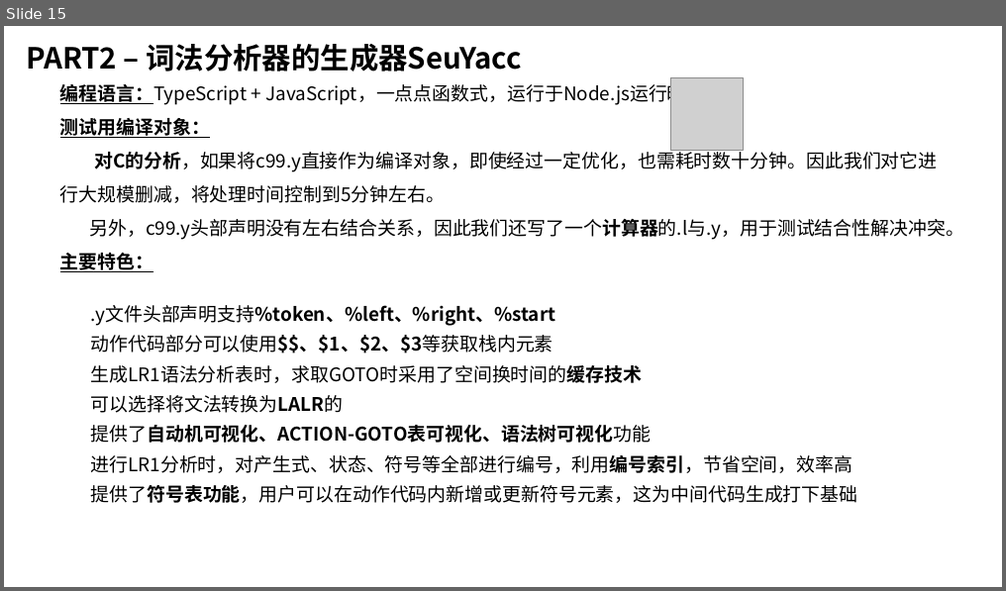
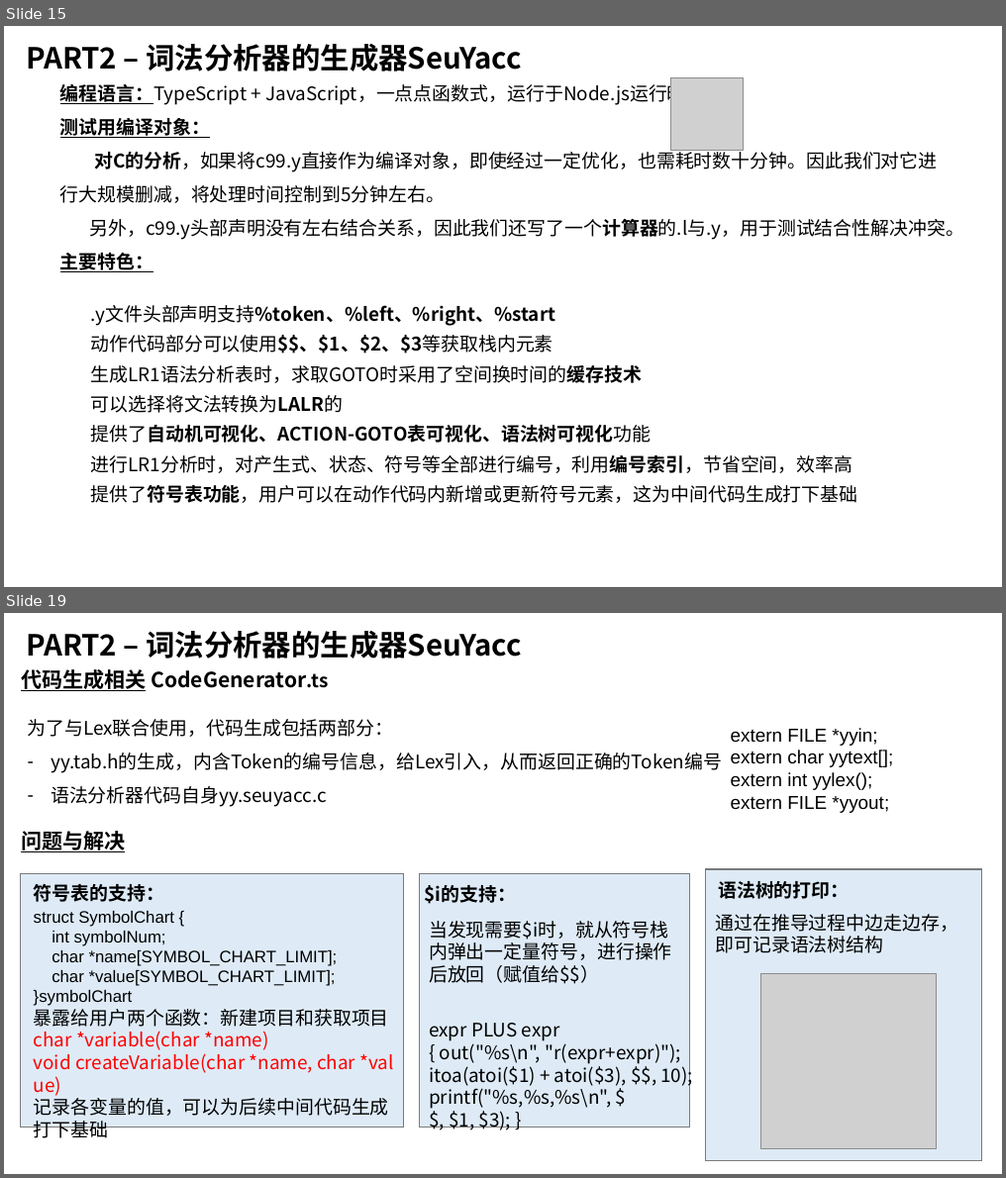
Before and after one commit to z0gSh1u/seu-lex-yacc, a slide deck: doc/答辩Slides.pptx. Shown one above the other, each under a label of ours: slide 15 before the commit, slides 15 and 19 after it; the slides between them are not shown. The pictures are 1006x591 and 1006x1178 pixels, drawn with LibreOffice and Linux fonts; fonts in the diff are those of the drawing; grey boxes stand for pictures. Boxes give left, top, right and bottom in pixels: in the first picture for what was removed or moved away, otherwise in the second. Text is boxed around its words. In the diff, an @@ line names an element or a change of style, - is before the commit and + after.

```diff
--- a/doc/答辩Slides.pptx
+++ b/doc/答辩Slides.pptx
@@ slide 19 added at (4,613,1002,1174), background #FFFFFF @@
@@ text added at (26,631,522,659), 28 pt, text #000000, bold @@
+PART2 – 词法分析器的生成器SeuYacc
@@ text added at (21,669,328,691), 20 pt, text #000000, bold @@
+代码生成相关 CodeGenerator.ts
@@ text added at (28,719,722,807), 18 pt, text #000000 @@
+为了与Lex联合使用，代码生成包括两部分：
+– yy.tab.h的生成，内含Token的编号信息，给Lex引入，从而返回正确的Token编号
+– 语法分析器代码自身yy.seuyacc.c
@@ text added at (731,728,893,813), 18 pt, text #000000 @@
+extern FILE *yyin;
+extern char yytext[];
+extern int yylex();
+extern FILE *yyout;
@@ text added at (21,831,125,853), 20 pt, text #000000, bold, underline @@
+问题与解决
@@ rectangle added at (20,874,403,1128), fill #DEEBF7, outline #7A7A7A 1 pt @@
@@ rectangle added at (419,874,690,1128), fill #DEEBF7, outline #7A7A7A 1 pt @@
@@ text added at (34,884,164,902), 18 pt, text #000000, bold @@
+符号表的支持：
@@ text added at (424,885,516,904), 18 pt, text #000000, bold @@
+$i的支持：
@@ text added at (34,911,389,1139), 18 pt, text #000000 @@
+struct SymbolChart {
+int symbolNum;
+char *name[SYMBOL_CHART_LIMIT];
+char *value[SYMBOL_CHART_LIMIT];
+}symbolChart
+暴露给用户两个函数：新建项目和获取项目
+char *variable(char *name)
+void createVariable(char *name, char *value)
+记录各变量的值，可以为后续中间代码生成打下基础
@@ text added at (429,921,672,984), 18 pt, text #000000 @@
+当发现需要$i时，就从符号栈内弹出一定量符号，进行操作后放回（赋值给$$）
@@ group added at (706,869,982,1161): 2 texts, 1 rectangle, 1 picture @@
+语法树的打印：
+通过在推导过程中边走边存，即可记录语法树结构
@@ text added at (429,1023,694,1109), 18 pt, text #000000 @@
+expr PLUS expr
+{ out("%s\n", "r(expr+expr)");
+itoa(atoi($1) + atoi($3), $$, 10);
+printf("%s,%s,%s\n", $$, $1, $3); }
```
Also in this commit, not shown: 5 other slides added, 3 slides removed, 28 other files.
